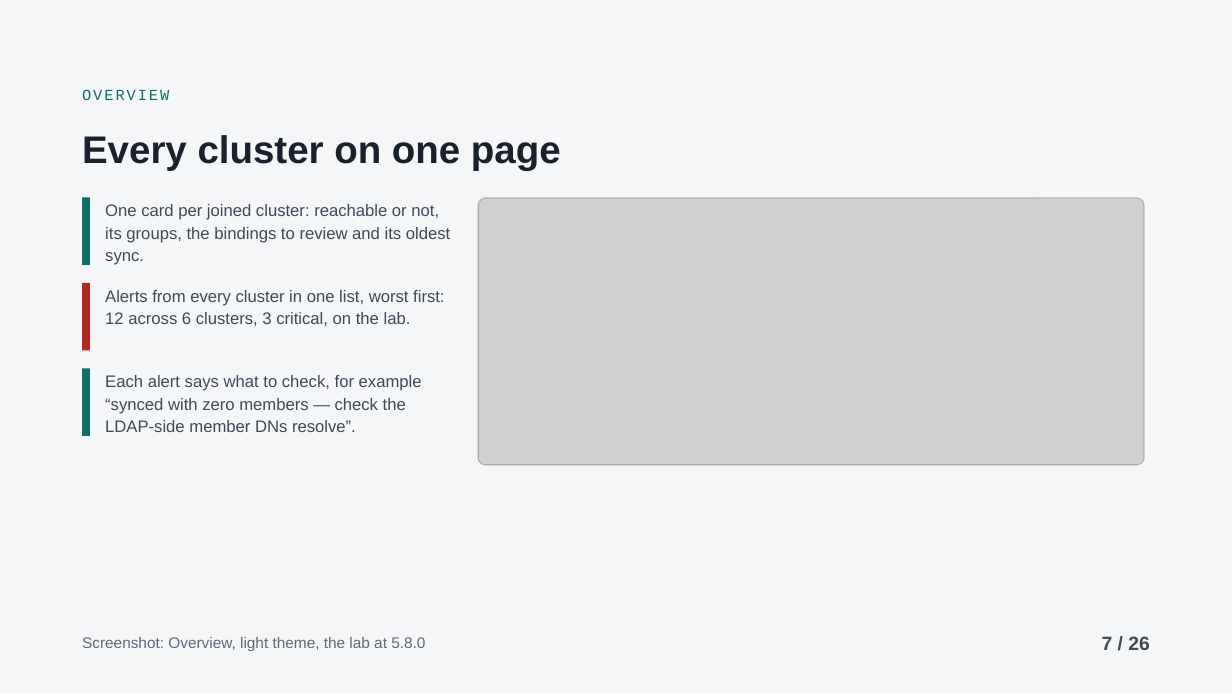
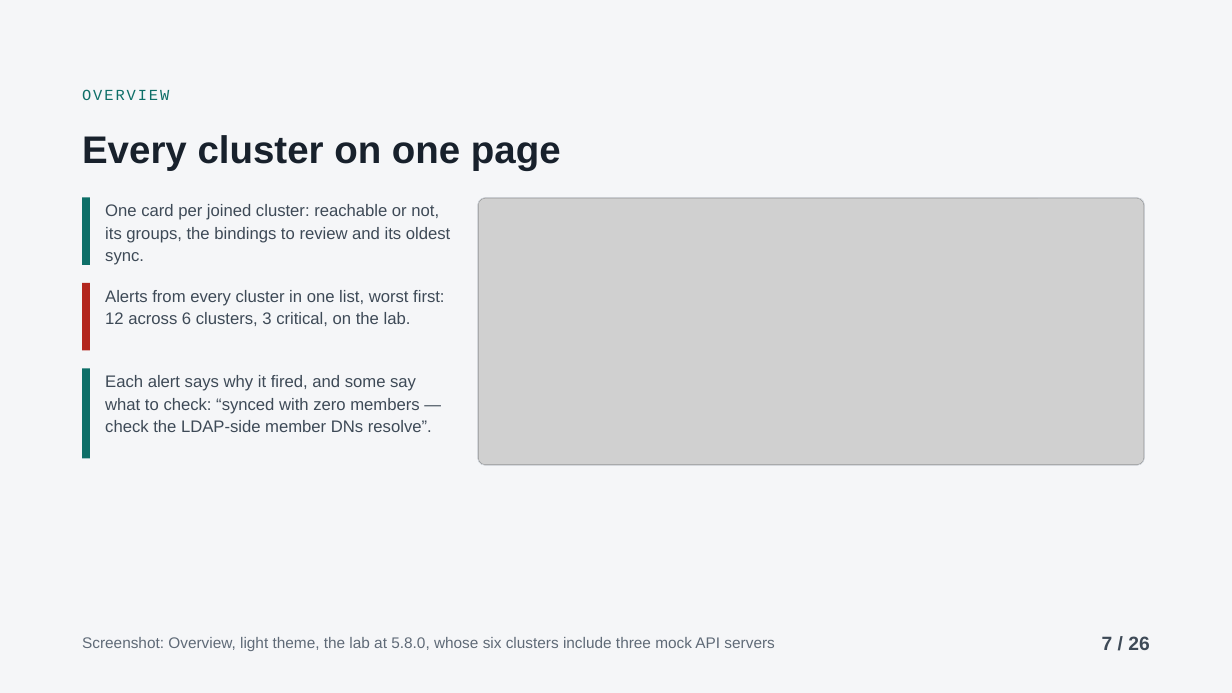
Before and after one commit to ephico2real2/group-sync-dashboard, a slide deck: slide 7 of docs/presentations/access-tracking-intro/deck.pptx. Drawn at 1232x693 pixels with LibreOffice and Linux fonts; fonts in the diff are those of the drawing; grey boxes stand for pictures. Boxes give left, top, right and bottom in pixels: in the first picture for what was removed or moved away, otherwise in the second. Text is boxed around its words. In the diff, an @@ line names an element or a change of style, - is before the commit and + after.

```diff
--- a/docs/presentations/access-tracking-intro/deck.pptx
+++ b/docs/presentations/access-tracking-intro/deck.pptx
@@ line moved from (86, 369) - (86, 436) to (86, 369) - (86, 458) @@
@@ text at (105,375,432,432): text changed @@
-Each alert says what to check, for example “synced with zero members — check the LDAP-side member DNs resolve”.
+Each alert says why it fired, and some say what to check: “synced with zero members — check the LDAP-side member DNs resolve”.
@@ text at (82,637,774,651): text changed @@
-Screenshot: Overview, light theme, the lab at 5.8.0
+Screenshot: Overview, light theme, the lab at 5.8.0, whose six clusters include three mock API servers
```
Also in this commit, not shown: 5 other slides changed, 3 other files.
